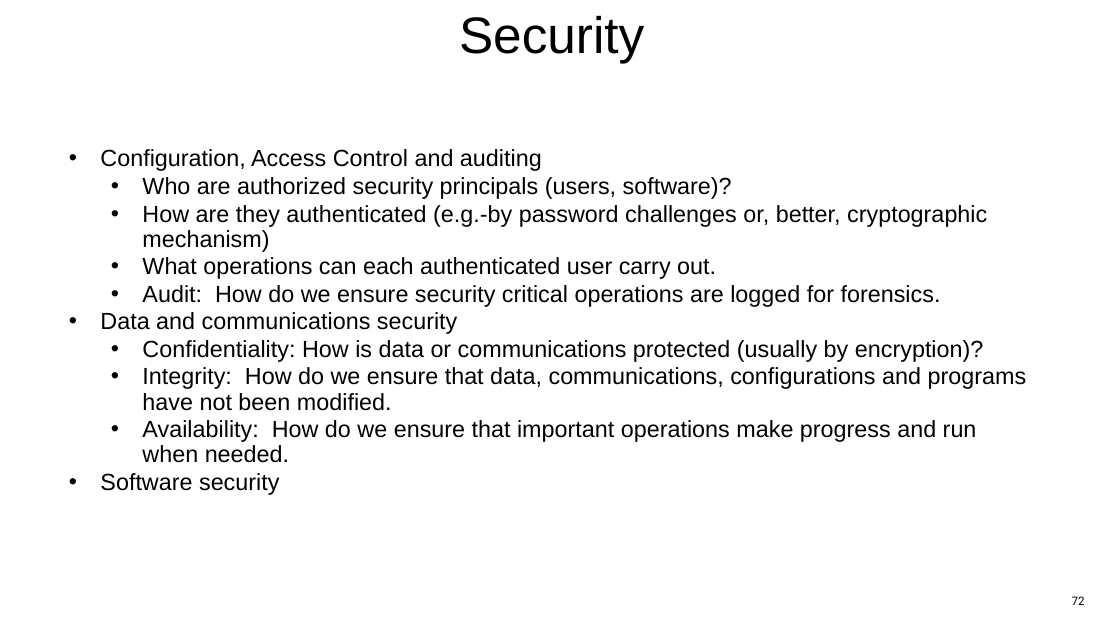
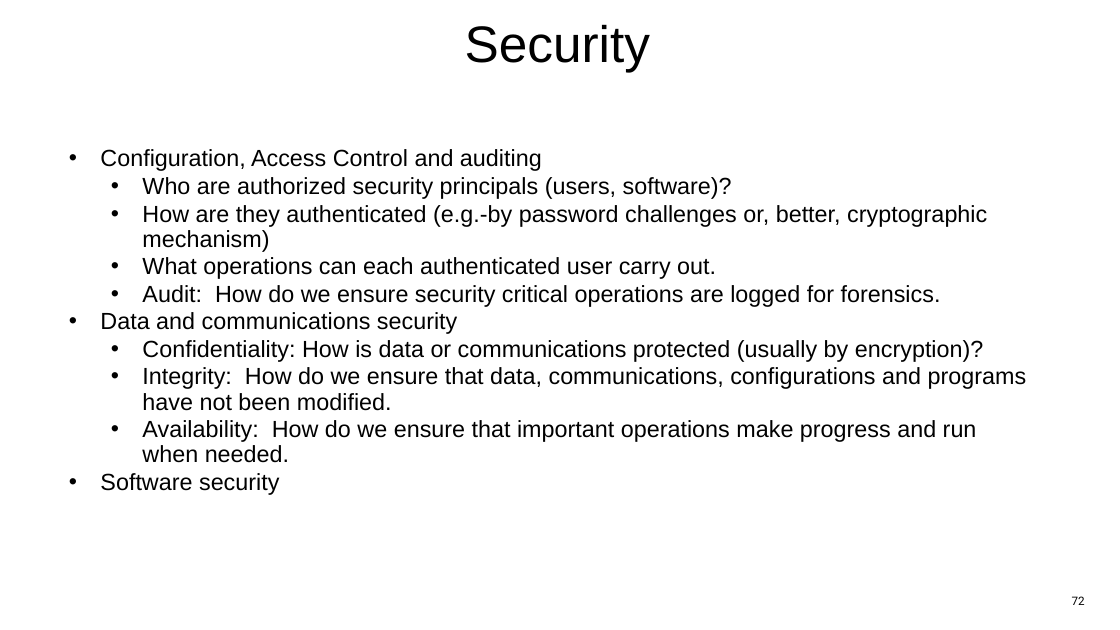
Before and after one commit to jlmucb/class_notes, a slide deck: slide 72 of IoT/pptx/IoTSoftwareNetworking.pptx. Drawn at 1120x630 pixels with LibreOffice and Linux fonts; fonts in the diff are those of the drawing. Boxes give left, top, right and bottom in pixels: in the first picture for what was removed or moved away, otherwise in the second. Text is boxed around its words. In the diff, an @@ line names an element or a change of style, - is before the commit and + after.

```diff
--- a/IoT/pptx/IoTSoftwareNetworking.pptx
+++ b/IoT/pptx/IoTSoftwareNetworking.pptx
@@ title "Security": place and size @@
-title "Security" at [459, 15, 644, 63]
+title "Security" at [465, 24, 650, 72]
```
Also in this commit, not shown: 17 other slides changed, 1 other file.
